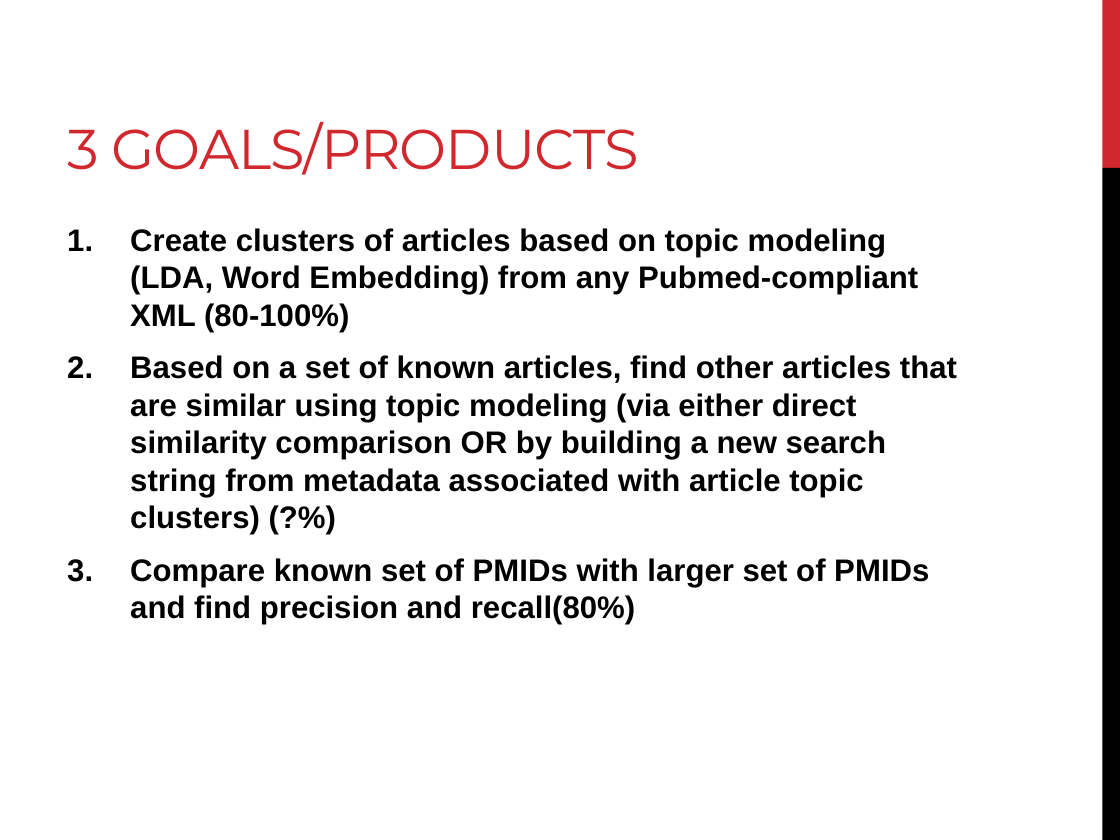
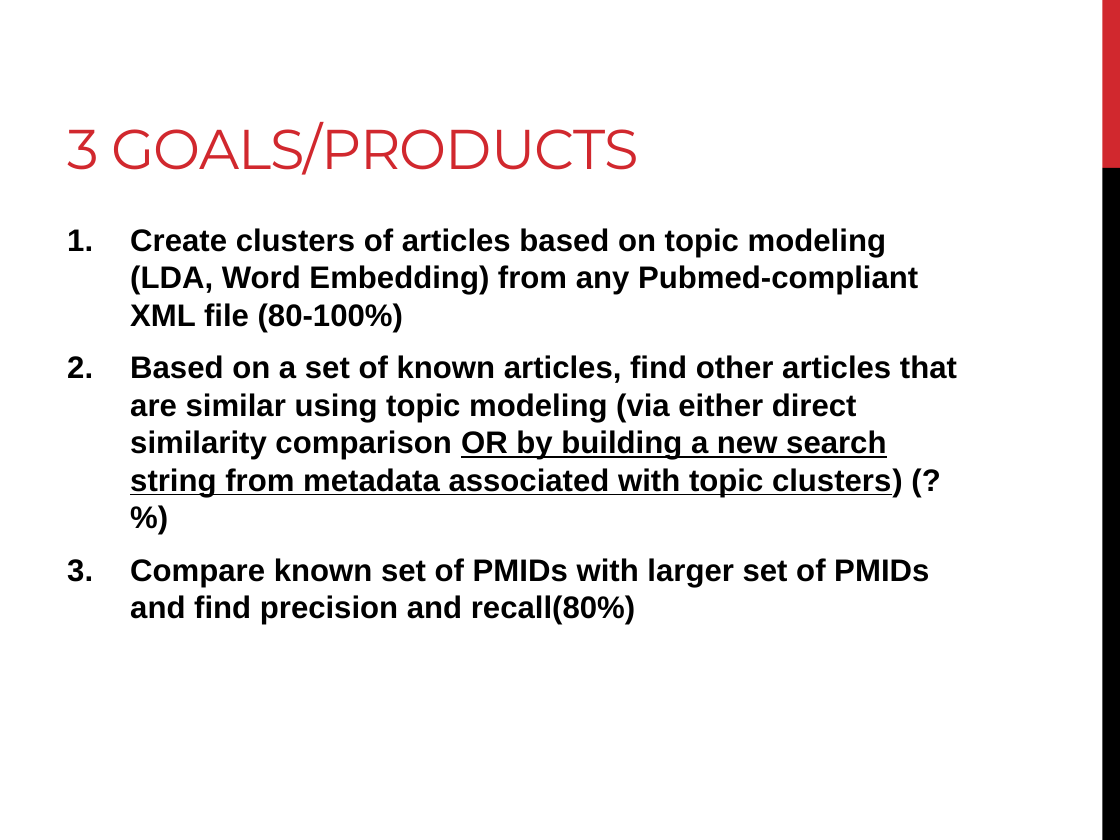
Before and after one commit to NCBI-Hackathons/PuRSSE, a slide deck: slide 2 of SystematicReviews.pptx. Drawn at 1120x840 pixels with LibreOffice and Linux fonts; fonts in the diff are those of the drawing. Boxes give left, top, right and bottom in pixels: in the first picture for what was removed or moved away, otherwise in the second. Text is boxed around its words. In the diff, an @@ line names an element or a change of style, - is before the commit and + after.

Commit message:
updating presentation

```diff
--- a/SystematicReviews.pptx
+++ b/SystematicReviews.pptx
@@ text at (x1=130, y1=228, x2=957, y2=497): text changed @@
-1. Create clusters of articles based on topic modeling (LDA, Word Embedding) from any Pubmed-compliant XML (80-100%)
-2. Based on a set of known articles, find other articles that are similar using topic modeling (via either direct similarity comparison OR by building a new search string from metadata associated with article topic clusters) (?%)
+1. Create clusters of articles based on topic modeling (LDA, Word Embedding) from any Pubmed-compliant XML file (80-100%)
+2. Based on a set of known articles, find other articles that are similar using topic modeling (via either direct similarity comparison OR by building a new search string from metadata associated with topic clusters) (?%)
```
Also in this commit, not shown: 1 other slide changed.
